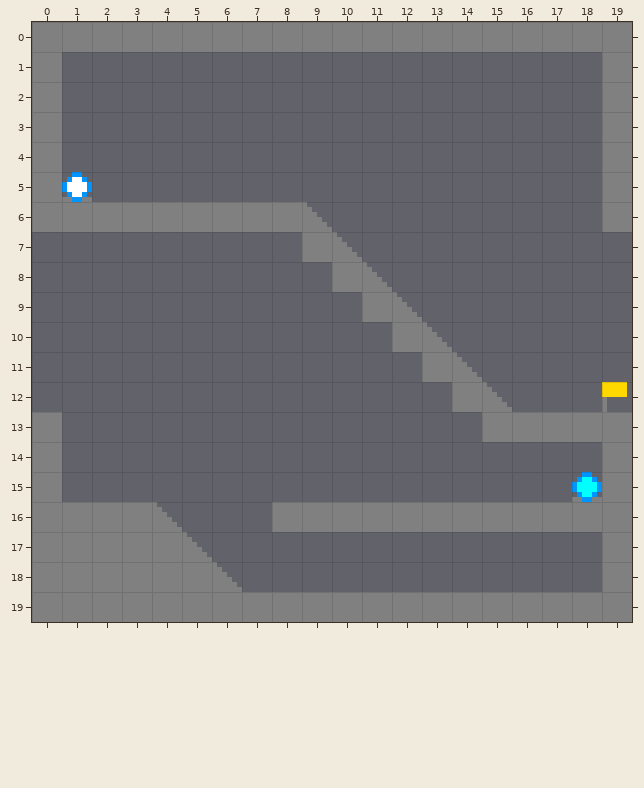
Two states of a Tiled map, docs/PairProject/Rooms/room0.tmx. Above: the version before the commit.
Cells are 6x6 px. Shown: x 0..19, y 0..19.
After the commit:
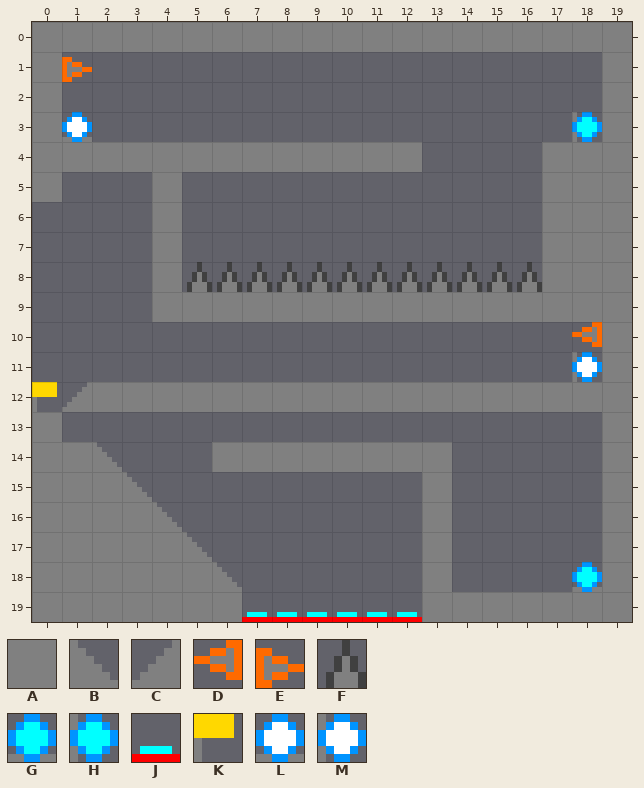
Key: from "Obstacles": A 0, B 2, C 2 turned 270, D 3 turned 270, E 3 turned 90, F 4, G 5, H 5 turned 90, J 7, K 8, L 9, M 9 turned 90.
_ is an empty cell.
Tiles of an added or newly shown layer are drawn over the layers below it.
Difference:
Layer "Room 3" (now shown):
y 1: x 1 _ -> E
y 3: x 1 _ -> L; x 18 _ -> H
y 4: x 1..12 ____________ -> AAAAAAAAAAAA; x 17..18 __ -> AA
y 5: x 4 _ -> A; x 17..18 __ -> AA
y 6: x 17..18 __ -> AA
y 7: x 4 _ -> A; x 17..19 ___ -> AAA
y 8: x 4..19 ________________ -> AFFFFFFFFFFFFAAA
y 9: x 4..10 _______ -> AAAAAAA; x 12..19 ________ -> AAAAAAAA
y 10: x 18..19 __ -> DA
y 11: x 18..19 __ -> MA
y 12: x 0..13 ______________ -> KCAAAAAAAAAAAA; x 15..19 _____ -> AAAAA
y 14: x 1..2 __ -> AB; x 6..13 ________ -> AAAAAAAA
y 15: x 1..3 ___ -> AAB; x 13 _ -> A
y 17: x 13 _ -> A
y 18: x 13 _ -> A; x 18 _ -> G
y 19: x 7..12 ______ -> JJJJJJ
Layer "Room 7" (now hidden):
y 5: x 1 L -> _
y 6: x 0..3 AAAA -> ____; x 5..9 AAAAB -> _____
y 7: x 9..10 AB -> __
y 8: x 10..11 AB -> __
y 9: x 12 B -> _
y 10: x 12..13 AB -> __
y 11: x 13..14 AB -> __
y 12: x 15 B -> _; x 19 K -> _
y 13: x 15..18 AAAA -> ____
y 15: x 18 G -> _
y 16: x 8..12 AAAAA -> _____; x 14..18 AAAAA -> _____
y 19: x 7..12 AAAAAA -> ______
